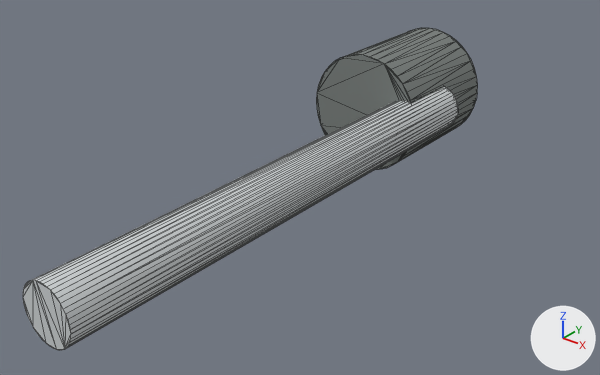
The OBJ model ros2_ws/src/fs_description/meshes/katar/auger_feed_link.obj as it was, and as the next commit left it.
The view is the same before and after, from a camera (50 mm lens) standing at (0.553, -0.899, 0.373) and looking at (0.052, -0.272, -0.015). Lighting does not change. The marker at lower right points along +X, +Y and +Z. The picture after the commit comes second. Mesh edges are drawn as thin lines. Where no turn or scale is listed for an object, it has been applied to the vertices.

The first picture shows 'feed_cylinder_1', 'hydraulic_motor_0'.
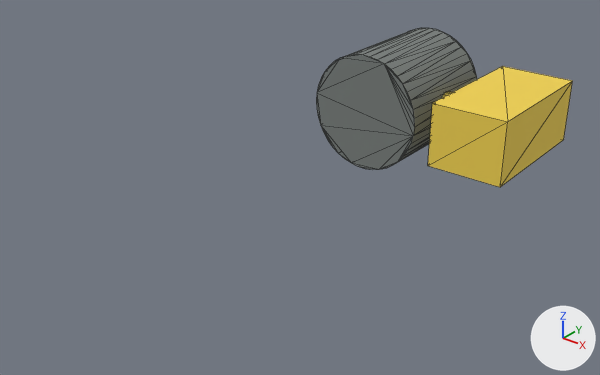
What the commit changed:
Material 'yellow_100' (mat_yellow_100) is new.
Its base color is (0.886, 0.647, 0.078) (yellow #f2d24f).
Its roughness is 0.827.
Mesh me_carriage_1 is new.
It has 92 vertices, 180 faces and spans x 0.0..0.198, y -0.09..0.09, z -0.04..0.04.
It uses material mat_yellow_100 (yellow #f2d24f).
Object 'feed_cylinder_1' (ob_feed_cylinder_1) is deleted.
Object 'carriage_1' (ob_carriage_1) is new; it shows me_carriage_1.
Its location is (0.0, 0.0, 0.0).

Where the change shows, as pixel boxes [x1, y1, x2, y2] in the pictures (600 x 375 px):
'feed_cylinder_1', deleted: before [23, 87, 458, 350]
'carriage_1', added (yellow): after [428, 66, 572, 187]
